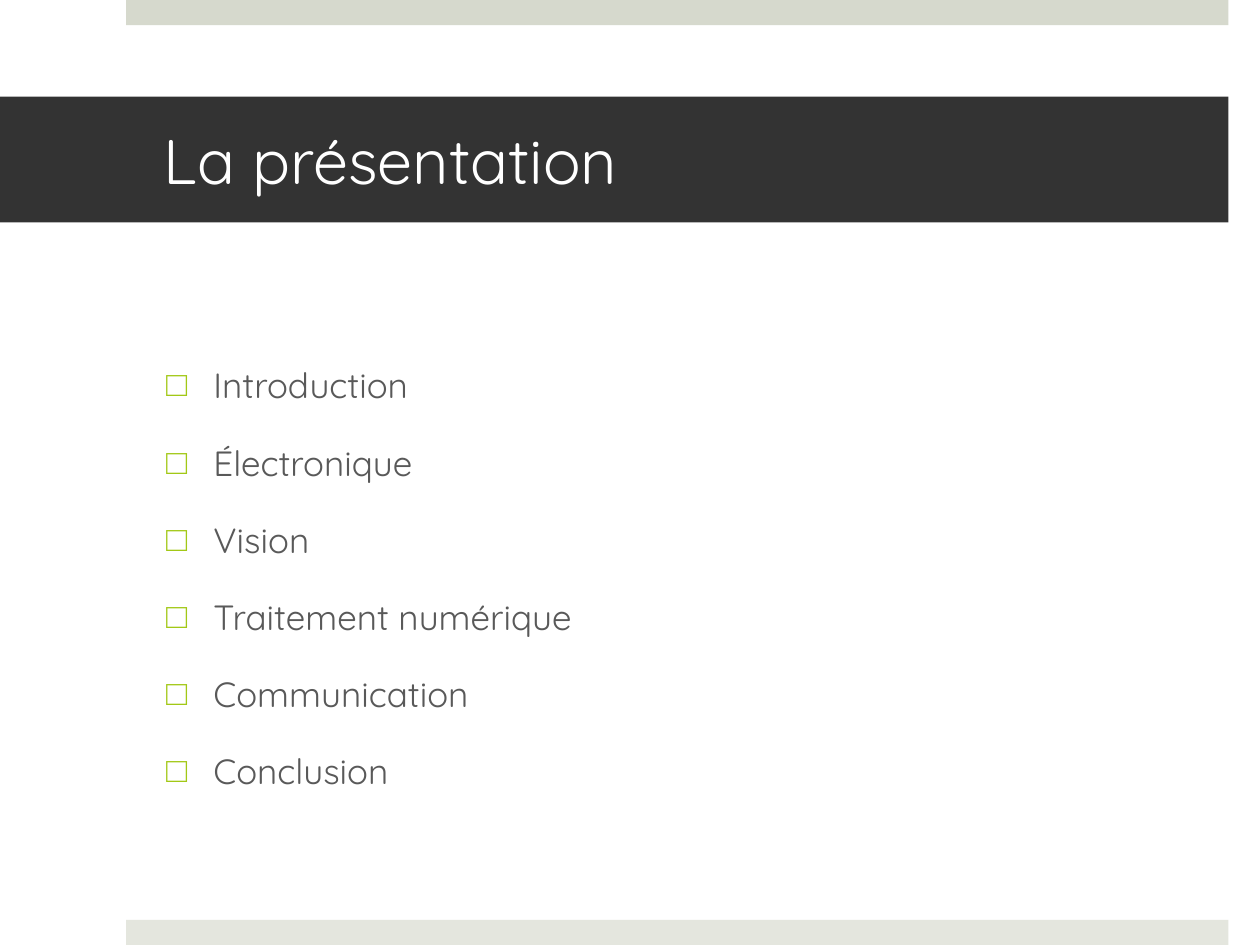
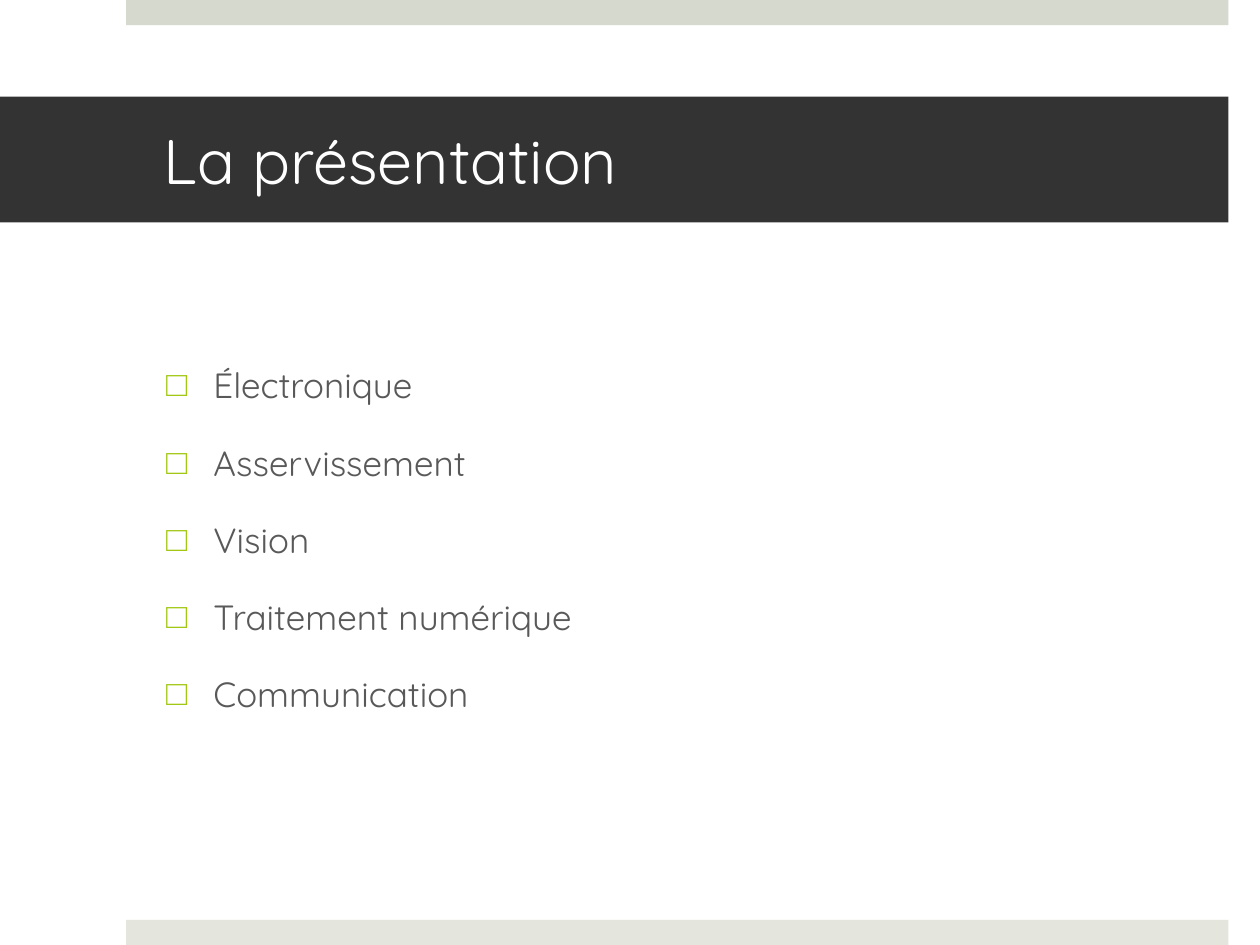
Before and after one commit to francisvalois/design3, a slide deck: slide 2 of reports/presentation/kinocto.pptx. Drawn at 1260x945 pixels with LibreOffice and Linux fonts; fonts in the diff are those of the drawing. Boxes give left, top, right and bottom in pixels: in the first picture for what was removed or moved away, otherwise in the second. Text is boxed around its words. In the diff, an @@ line names an element or a change of style, - is before the commit and + after.

```diff
--- a/reports/presentation/kinocto.pptx
+++ b/reports/presentation/kinocto.pptx
@@ text at [213, 372, 408, 399]: paragraph removed @@
-□ Introduction
@@ text at [213, 451, 465, 477]: paragraph added @@
+□ Asservissement
@@ text at [213, 758, 388, 785]: paragraph removed @@
-□ Conclusion
```
Also in this commit, not shown: 2 other slides changed, 26 slides added, 4 slides removed, 3 other files.
